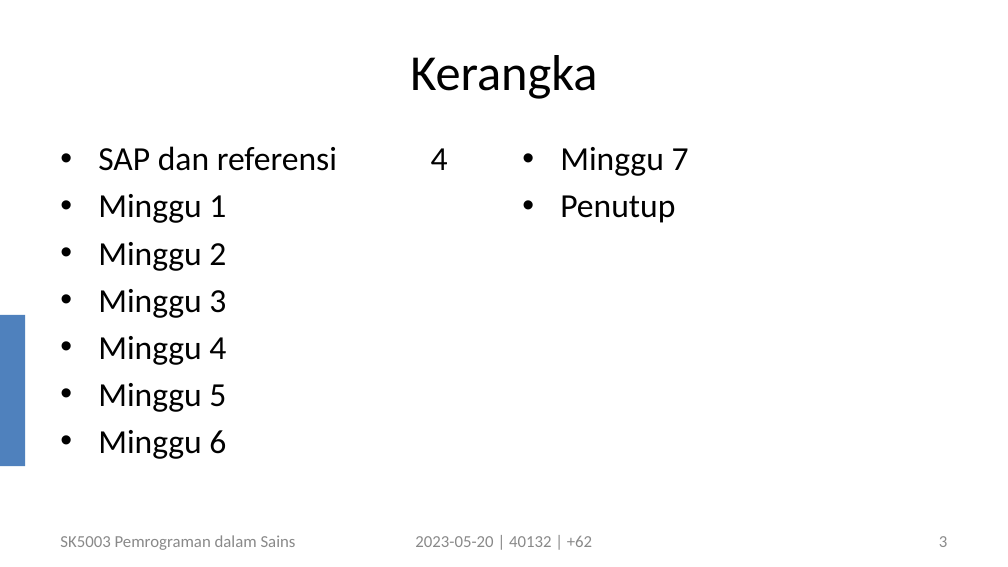
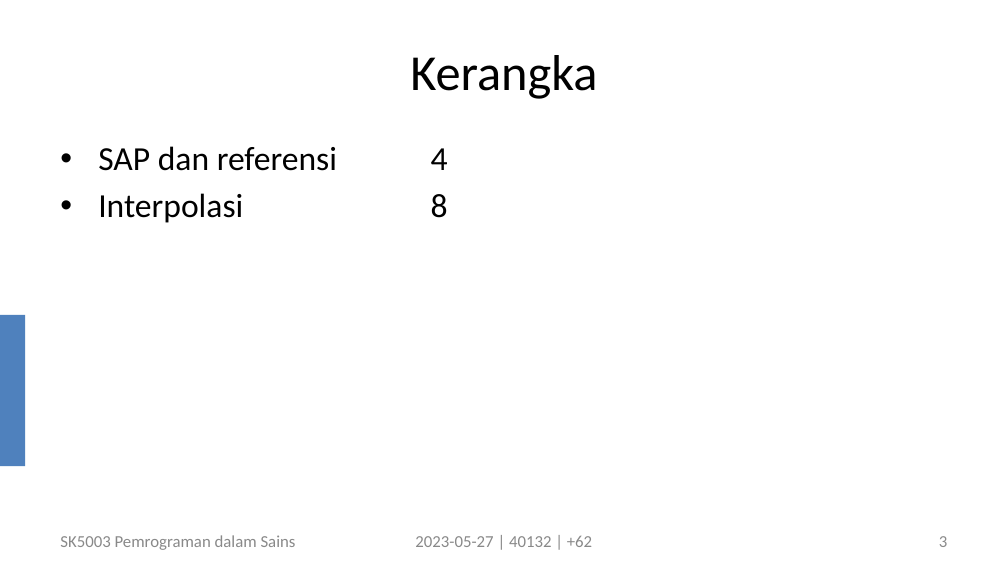
Before and after one commit to dudung/sk5003-02-2022-2, a slide deck: slide 3 of note/10/sk5003_w10_empirical_model_20230527_v0.pptx. Drawn at 1008x567 pixels with LibreOffice and Linux fonts; fonts in the diff are those of the drawing. Boxes give left, top, right and bottom in pixels: in the first picture for what was removed or moved away, otherwise in the second. Text is boxed around its words. In the diff, an @@ line names an element or a change of style, - is before the commit and + after.

```diff
--- a/note/10/sk5003_w10_empirical_model_20230527_v0.pptx
+++ b/note/10/sk5003_w10_empirical_model_20230527_v0.pptx
@@ text removed at [560,147,689,223] @@
-• Minggu 7
-• Penutup
@@ text at [431,194,448,218]: text changed @@
-• Minggu 1
-• Minggu 2
-• Minggu 3
-• Minggu 4
-• Minggu 5
-• Minggu 6
+• Interpolasi 8
@@ text at [415,536,592,547]: text changed @@
-2023-05-20 | 40132 | +62
+2023-05-27 | 40132 | +62
```
Also in this commit, not shown: 11 other slides changed, 1 slide added, 11 slides removed.
